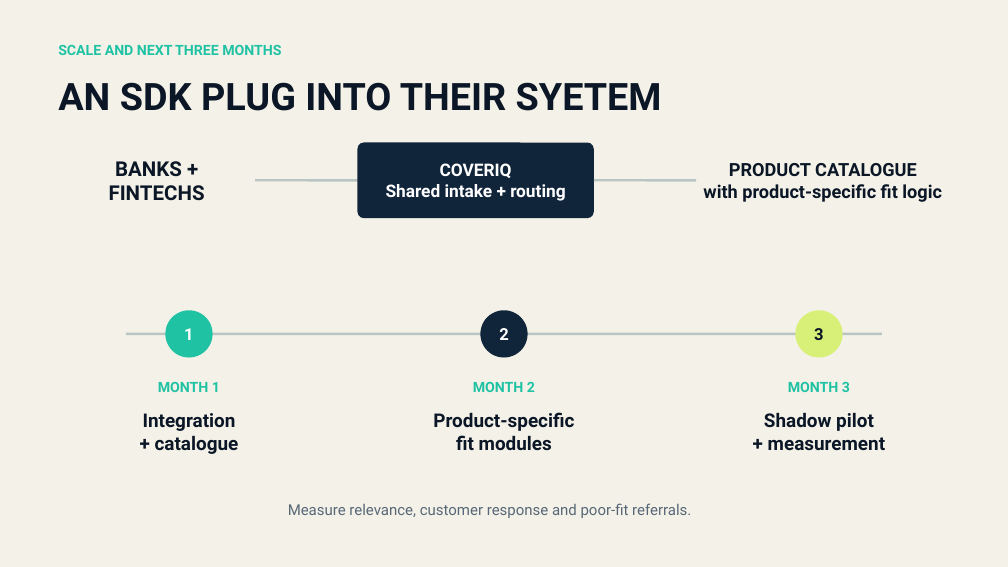
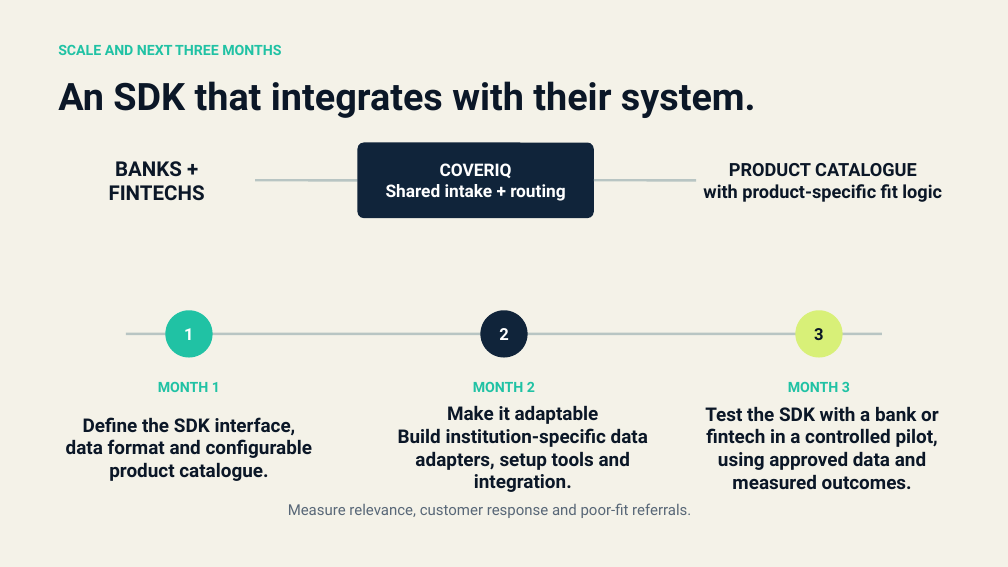
Before and after one commit to Reabot6/coveriq, a slide deck: slide 6 of deliverables/CoverIQ_Pitch_Deck.pptx. Drawn at 1008x567 pixels with LibreOffice and Linux fonts; fonts in the diff are those of the drawing. Boxes give left, top, right and bottom in pixels: in the first picture for what was removed or moved away, otherwise in the second. Text is boxed around its words. In the diff, an @@ line names an element or a change of style, - is before the commit and + after.

```diff
--- a/deliverables/CoverIQ_Pitch_Deck.pptx
+++ b/deliverables/CoverIQ_Pitch_Deck.pptx
@@ text at [58, 81, 756, 118]: text changed @@
-AN SDK PLUG INTO THEIR SYETEM
+An SDK that integrates with their system.
@@ text at [66, 417, 313, 481]: text changed @@
-Integration
-+ catalogue
+Define the SDK interface, data format and configurable product catalogue.
@@ text at [398, 405, 648, 492]: text changed @@
-Product-specific
-fit modules
+Make it adaptable
+Build institution-specific data adapters, setup tools and integration.
@@ text at [705, 406, 939, 489]: text changed @@
-Shadow pilot
-+ measurement
+Test the SDK with a bank or fintech in a controlled pilot, using approved data and measured outcomes.
```
Also in this commit, not shown: 2 other slides changed, 3 other files.
